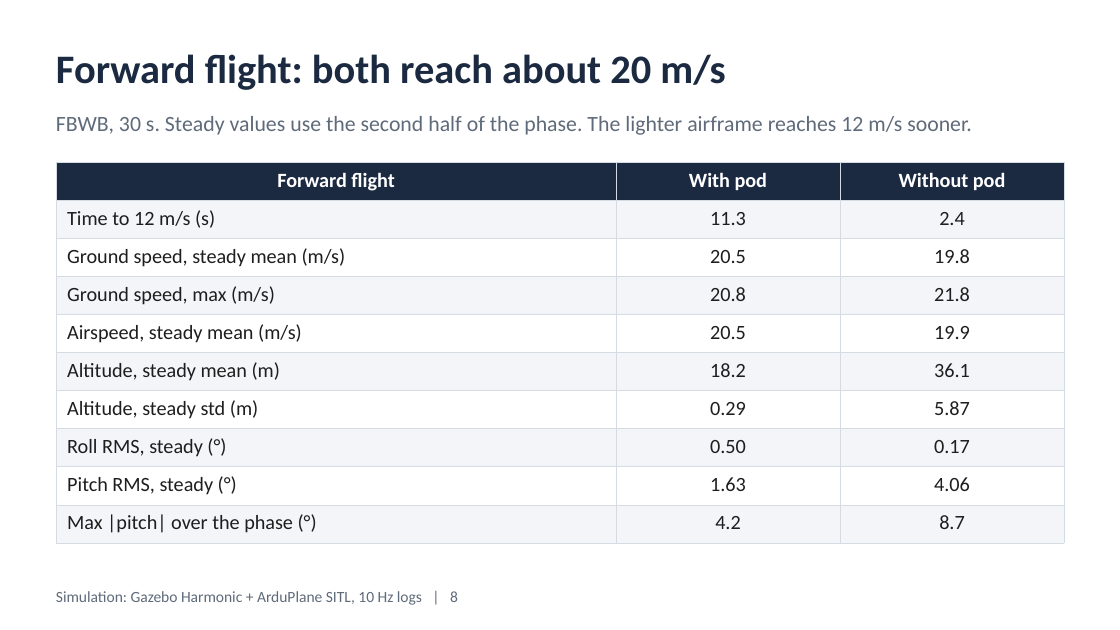
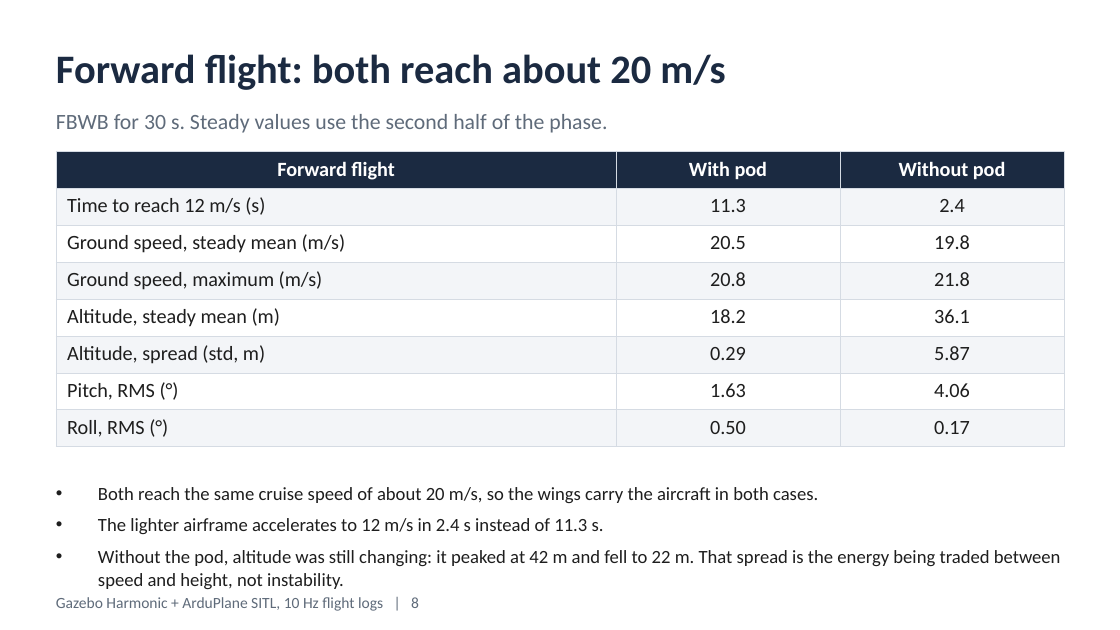
Before and after one commit to nimit0506/StallionAutomation, a slide deck: slide 9 of docs/Stallion_V2_Pod_vs_NoPod_Flight_Dynamics.pptx (slide 8 before the commit). Drawn at 1120x630 pixels with LibreOffice and Linux fonts; fonts in the diff are those of the drawing. Boxes give left, top, right and bottom in pixels: in the first picture for what was removed or moved away, otherwise in the second. Text is boxed around its words. In the diff, an @@ line names an element or a change of style, - is before the commit and + after.

```diff
--- a/docs/Stallion_V2_Pod_vs_NoPod_Flight_Dynamics.pptx
+++ b/docs/Stallion_V2_Pod_vs_NoPod_Flight_Dynamics.pptx
@@ text at [56,114,607,133]: text changed @@
-FBWB, 30 s. Steady values use the second half of the phase. The lighter airframe reaches 12 m/s sooner.
+FBWB for 30 s. Steady values use the second half of the phase.
@@ table at [56,151,1064,441] @@
-row 2, column 1: Time to 12 m/s (s)
+row 2, column 1: Time to reach 12 m/s (s)
-row 4: Ground speed, max (m/s) | 20.8 | 21.8
-row 5: Airspeed, steady mean (m/s) | 20.5 | 19.9
+row 4: Ground speed, maximum (m/s) | 20.8 | 21.8
-row 7: Altitude, steady std (m) | 0.29 | 5.87
-row 8: Roll RMS, steady (°) | 0.50 | 0.17
-row 9: Pitch RMS, steady (°) | 1.63 | 4.06
-row 10: Max |pitch| over the phase (°) | 4.2 | 8.7
+row 6: Altitude, spread (std, m) | 0.29 | 5.87
+row 7: Pitch, RMS (°) | 1.63 | 4.06
+row 8: Roll, RMS (°) | 0.50 | 0.17
@@ table: place and size @@
-table at [56,162,1064,537]
+table at [56,151,1064,441]
@@ text added at [98,487,1061,589], 12 pt, text #1E1E1E @@
+• Both reach the same cruise speed of about 20 m/s, so the wings carry the aircraft in both cases.
+• The lighter airframe accelerates to 12 m/s in 2.4 s instead of 11.3 s.
+• Without the pod, altitude was still changing: it peaked at 42 m and fell to 22 m. That spread is the energy being traded between speed and height, not instability.
@@ text at [56,597,419,611]: text changed @@
-Simulation: Gazebo Harmonic + ArduPlane SITL, 10 Hz logs | 8
+Gazebo Harmonic + ArduPlane SITL, 10 Hz flight logs | 8
```
Also in this commit, not shown: 11 other slides changed, 3 slides added, 2 slides removed, 1 other file.
